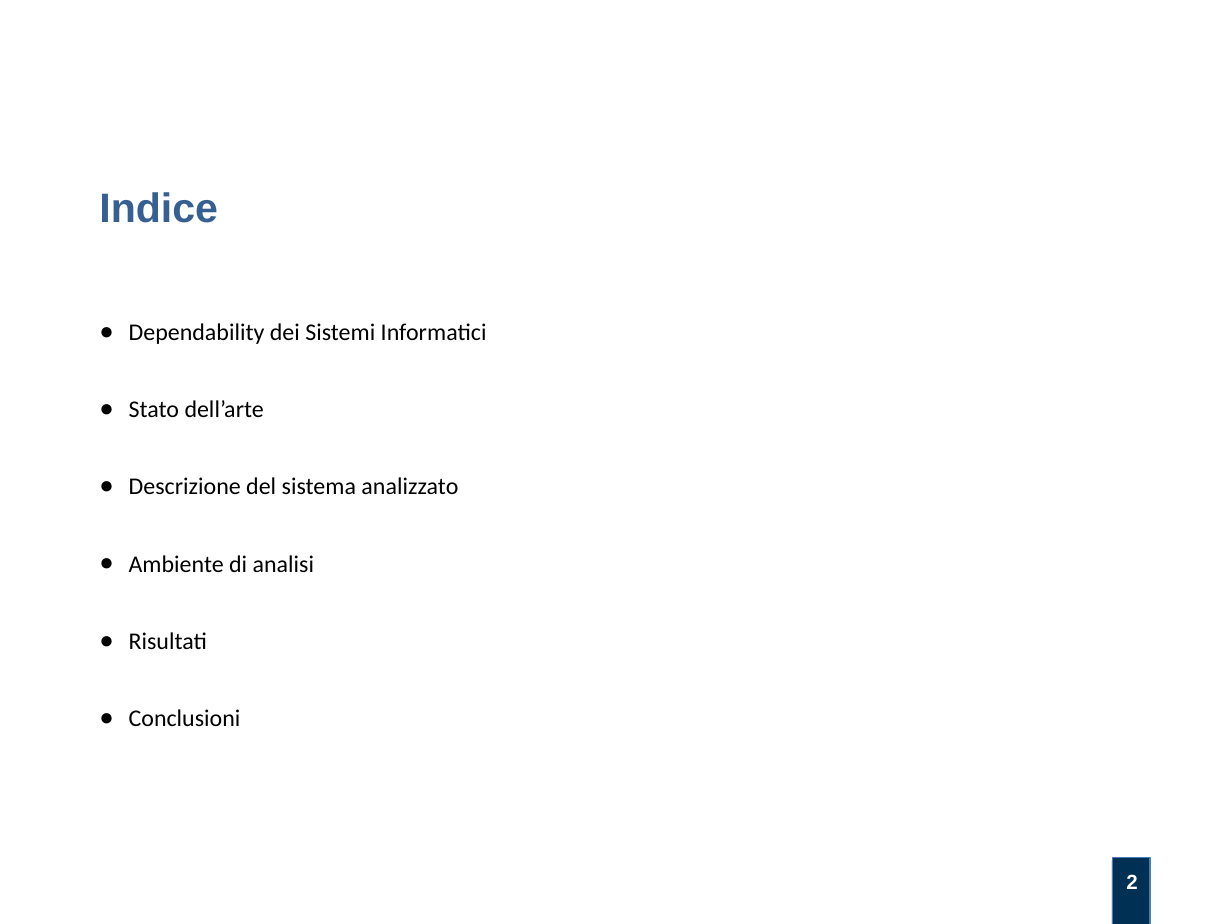
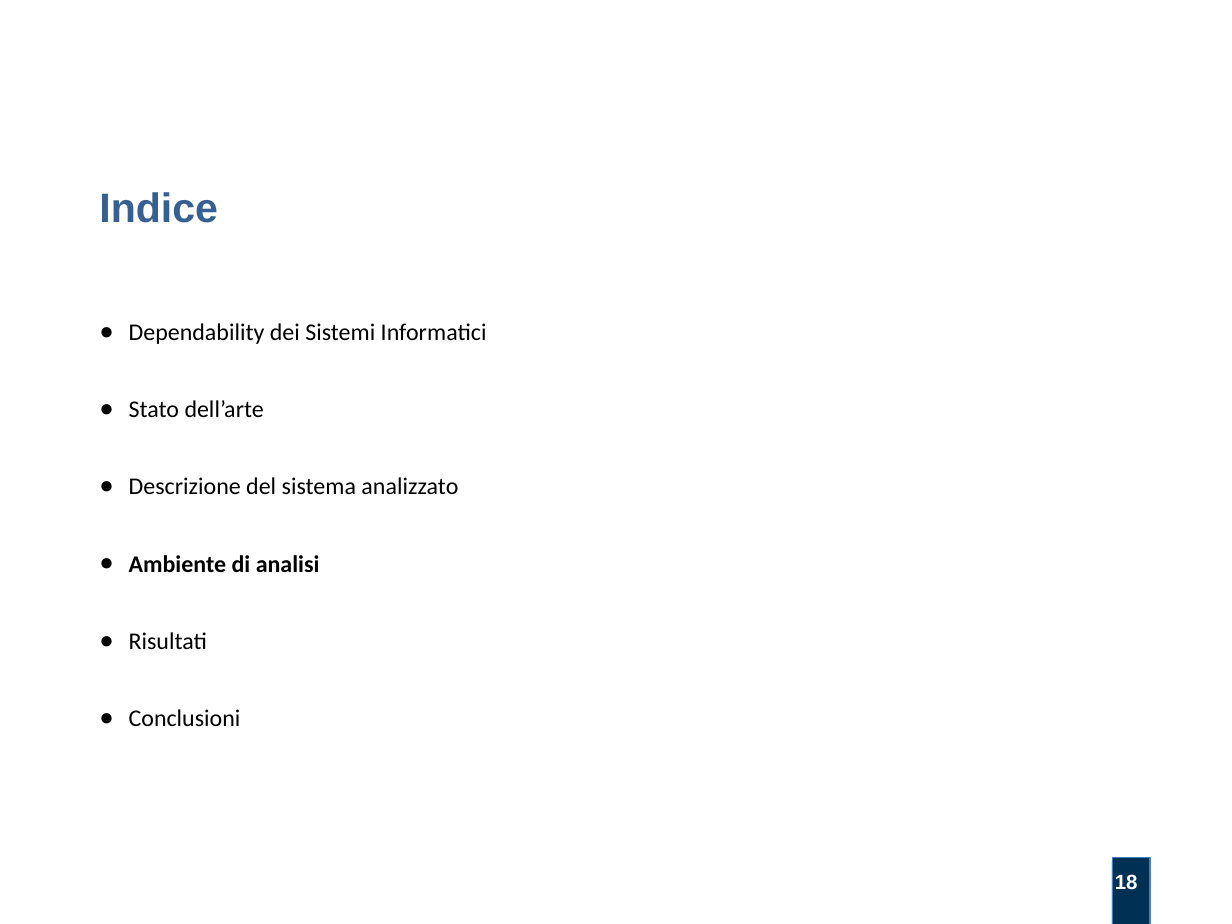
Before and after one commit to alexfoglia1/thesis, a slide deck: slide 18 of Slides/slides.odp (slide 2 before the commit). Drawn at 1232x924 pixels with LibreOffice and Linux fonts; fonts in the diff are those of the drawing; background and template pictures are left out. Boxes give left, top, right and bottom in pixels: in the first picture for what was removed or moved away, otherwise in the second. Text is boxed around its words. In the diff, an @@ line names an element or a change of style, - is before the commit and + after.

```diff
--- a/Slides/slides.odp
+++ b/Slides/slides.odp
@@ text at <box>129,555,320,572</box>: bold on in "Ambiente di analisi" @@
@@ page number at <box>1115,874,1138,890</box>: text changed @@
-2
+18
```
Also in this commit, not shown: 2 other slides changed, 10 slides added, 1 slide removed, 3 other files.
